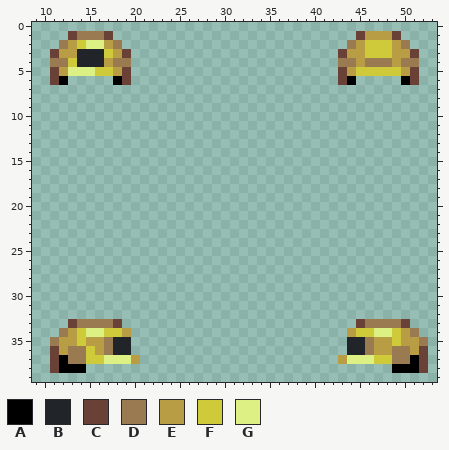
Two versions of one pixel-art sprite, Resources/Textures/_White/Clothing/Head/Hardhats/green.rsi/off-equipped-HELMET.png. The picture above was drawn from the file before the commit.
The file is 64x64 pixels. Shown: x 9..53, y 0..39.
Palette (. is transparent): A #000000  B #212429  C #694137  D #997a51  E #b89d44  F #cfca3a  G #dcf084
Pixels before, first column x 11:
 1 ..CDDDC...........................CEEEC...
 2 .DEFGGED.........................DEFFFED..
 3 CEEBBBFEC.......................CEEFFFEEC.
 4 DDFBBBEDD.......................DDEDDDEDD.
 5 CEGGGFFEC.......................CEFFFFFEC.
 6 CA.....AC.......................CA.....AC.
 7 ..........................................
 8 ..........................................
 9 ..........................................
10 ..........................................
11 ..........................................
12 ..........................................
13 ..........................................
14 ..........................................
15 ..........................................
16 ..........................................
17 ..........................................
18 ..........................................
19 ..........................................
20 ..........................................
21 ..........................................
22 ..........................................
23 ..........................................
24 ..........................................
25 ..........................................
26 ..........................................
27 ..........................................
28 ..........................................
29 ..........................................
30 ..........................................
31 ..........................................
32 ..........................................
33 ..CDDDDC..........................CDDDDC..
34 .DEFGGFFE........................EFFGGFED.
35 DEEFEEDBB........................BBDEEFEED
36 CEDDFEDBB........................BBDEEDDEC
37 CADDFFGGGE......................EGGGFFDDAC
38 CAAA..................................AAAC
And afterwards:
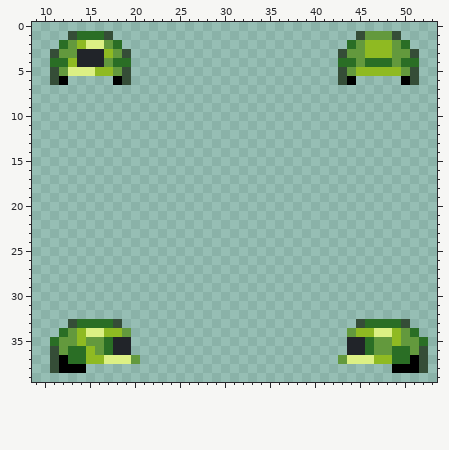
The edit:
colour C: #694137 -> #354d37
colour D: #997a51 -> #2a6e25
colour E: #b89d44 -> #63993d
colour F: #cfca3a -> #8fba22
Pixel boxes of the changes (left, top, right, bottom) in both pictures:
changed: (50, 31, 131, 85)
changed: (338, 31, 419, 85)
changed: (50, 319, 140, 373)
changed: (338, 319, 428, 373)
